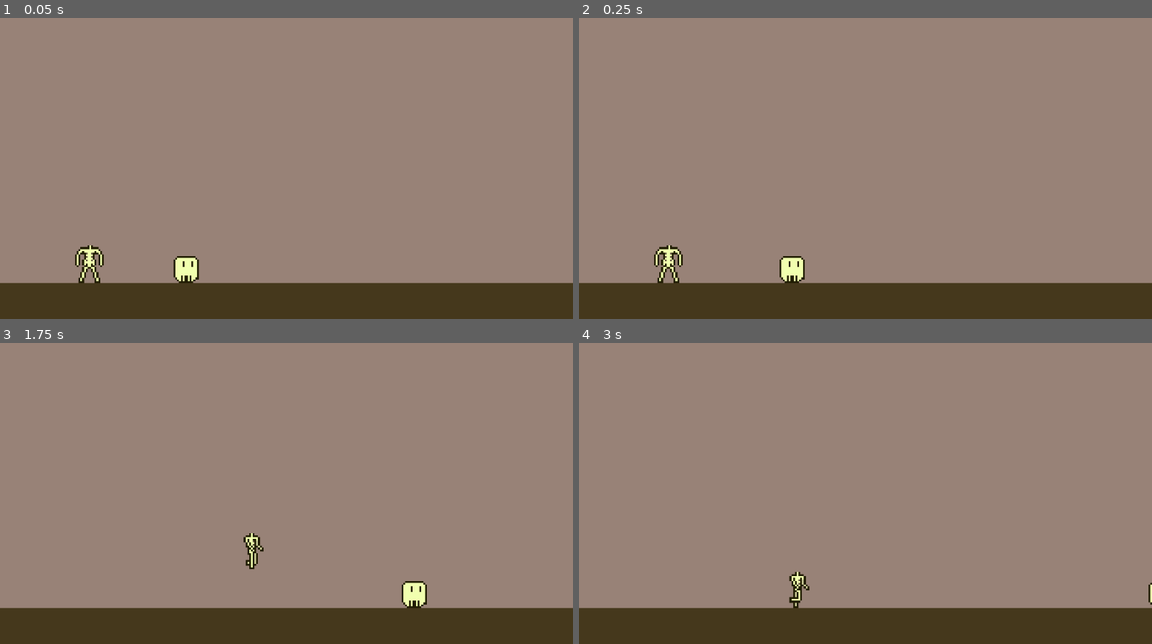
Above: before the commit, frames 1-4 (two rows, left to right).
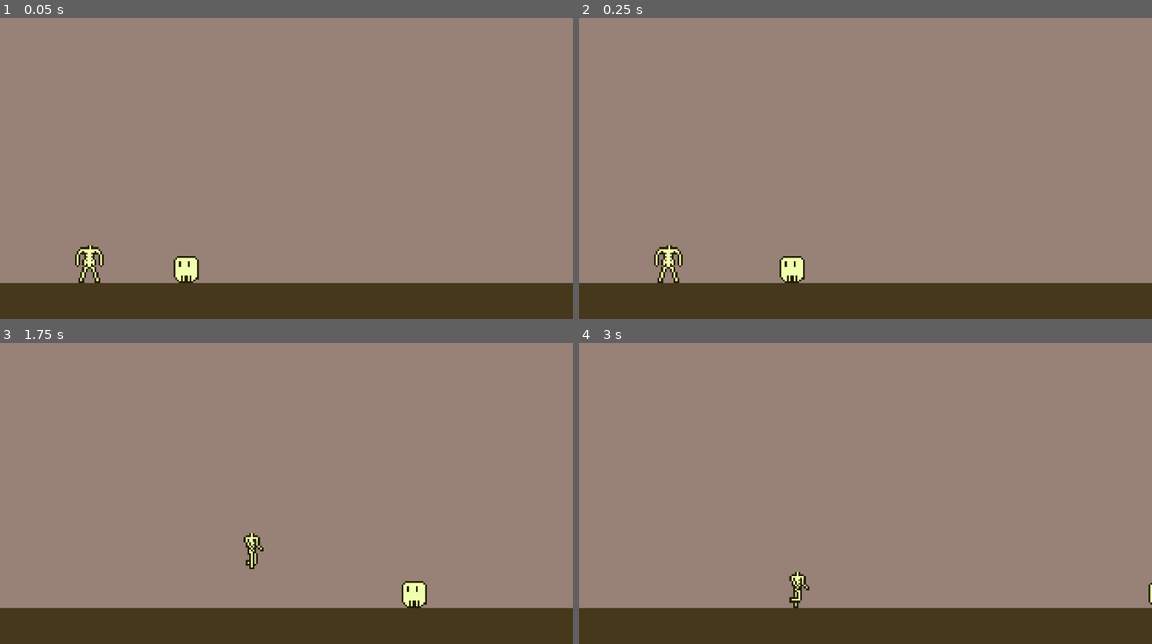
Above: after the commit, the same moments.

Repository: tucksravin/dont-lose-your-head
Game: Godot game, scene res://scenes/intro/intro.tscn
Two runs of this game, one before a commit and one after it. Both use one fixed random seed, a clock stepped at 60 frames per second and the inputs below.
Inputs:
- Up to frame 1 (0.05 s): no input
- Up to frame 2 (0.25 s): no input
- Up to frame 3 (1.75 s): hold D (move_right) from 0.53 s (still down); tap E (interact) at 0.6, 1.35 s; tap Space (jump) at 0.77, 1.52 s
- Up to frame 4 (3 s): release D (move_right) at 2.03 s; hold A (move_left) 2.03-2.78 s; tap E (interact) at 2.1, 2.85 s; hold D (move_right) from 2.78 s (still down)

The runs differ from the first frame. In frame 1, less than 0.1% of the frame differs, in the area x 31-34%, y 80-83%; in frame 2, less than 0.1%, in the area x 35-39%, y 80-83%; in frame 3, less than 0.1%; in frame 4, nothing differs.

Commit message:
New sprites: keyed head sheet, bridge/fence; updated side head
- head_keyed.png — 128x16, 8 frames of 16x16 (expressions + panel variants).
  Not wired: what frames 5-8 are for is Tucker's call.
- bridge.png — 64x16 fence/railing prop. Not wired.
- head_side.png re-exported from the updated source (12 px changed); the
  source now has 3 frames but they are pixel-identical, so only frame 1 ships.
- Also commits Tucker's move of the sprites preview scene under scenes/reunion/
  and repairs its script path, which the Finder copy had left pointing at the
  old location (the scene failed to open).

Diff:
--- a/scenes/preview/sprites_preview.tscn
+++ b/scenes/reunion/preview/sprites_preview.tscn
@@ -1,6 +1,6 @@
 [gd_scene load_steps=5 format=3]
 
-[ext_resource type="Script" path="res://scenes/preview/sprites_preview.gd" id="1_script"]
+[ext_resource type="Script" path="res://scenes/reunion/preview/sprites_preview.gd" id="1_script"]
 [ext_resource type="SpriteFrames" path="res://assets/sprites/body_frames.tres" id="2_frames"]
 [ext_resource type="Texture2D" path="res://assets/sprites/head_front.png" id="3_head_front"]
 [ext_resource type="Texture2D" path="res://assets/sprites/head_side.png" id="4_head_side"]
Binary file added: assets/sprites/bridge.png
Not shown, added: assets/sprites/bridge.png.import
Binary file added: assets/sprites/head_keyed.png
Not shown, added: assets/sprites/head_keyed.png.import
Binary file changed: assets/sprites/head_side.png
Binary file added: assets/sprites/src/bridge.aseprite
Binary file added: assets/sprites/src/head_keyed.aseprite
Binary file changed: assets/sprites/src/head_side.aseprite
Renamed: scenes/preview/sprites_preview.gd -> scenes/reunion/preview/sprites_preview.gd
Renamed: scenes/preview/sprites_preview.gd.uid -> scenes/reunion/preview/sprites_preview.gd.uid
Not shown, changed: assets/sprites/README.md
